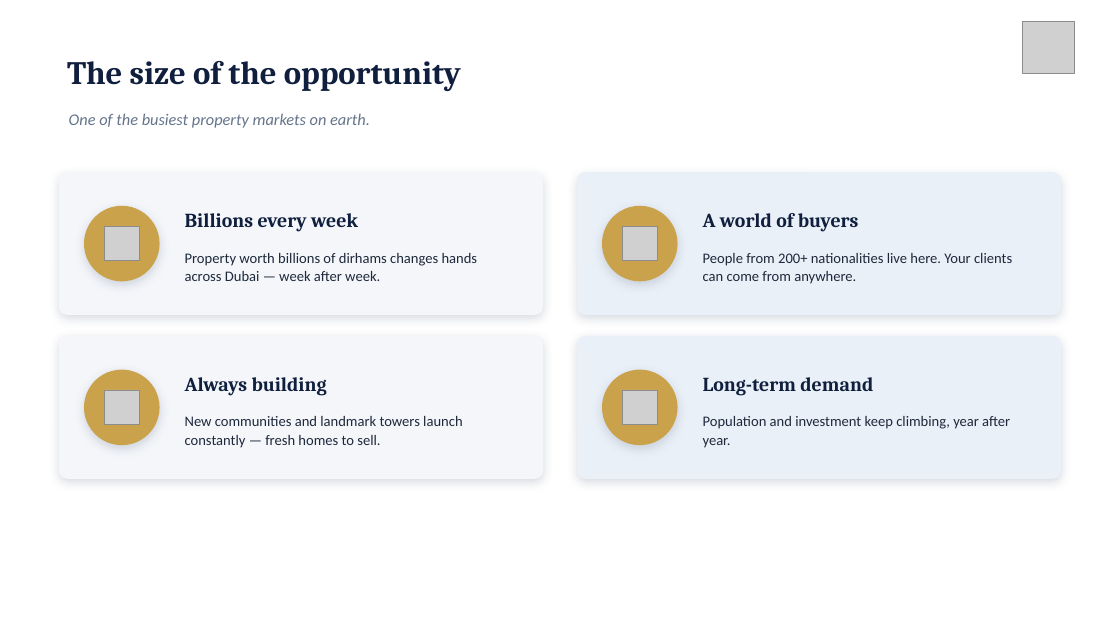
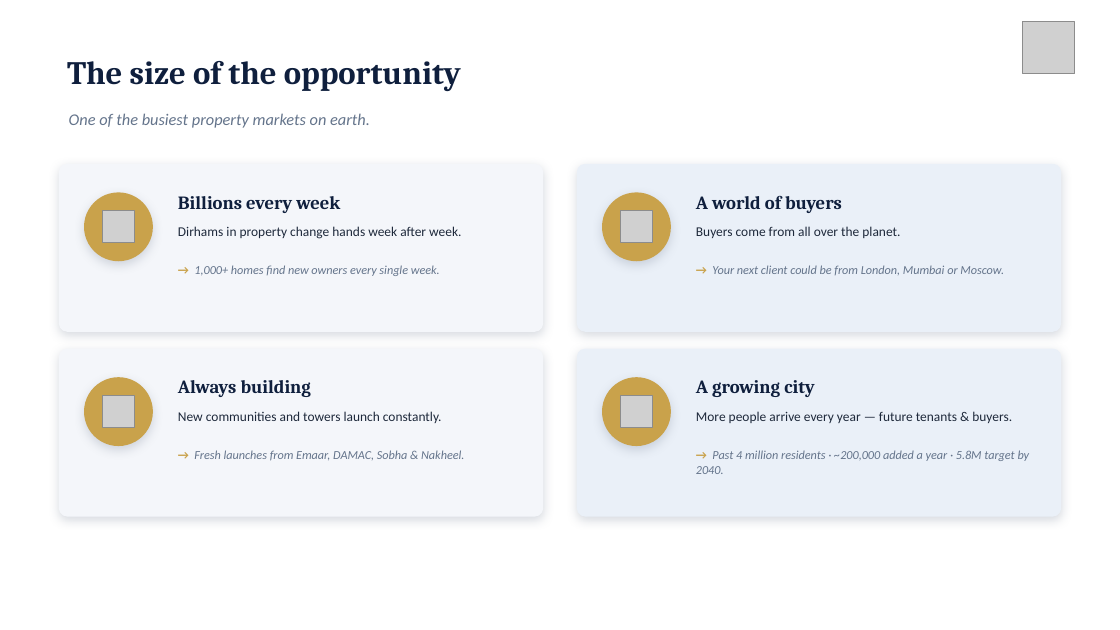
Before and after one commit to MWareth/openai-startup-name-generator, a slide deck: slide 6 of bridges-allies/BridgesAllies_OffPlan_Training_Day1.pptx. Drawn at 1120x630 pixels with LibreOffice and Linux fonts; fonts in the diff are those of the drawing; grey boxes stand for pictures. Boxes give left, top, right and bottom in pixels: in the first picture for what was removed or moved away, otherwise in the second. Text is boxed around its words. In the diff, an @@ line names an element or a change of style, - is before the commit and + after.

```diff
--- a/bridges-allies/BridgesAllies_OffPlan_Training_Day1.pptx
+++ b/bridges-allies/BridgesAllies_OffPlan_Training_Day1.pptx
@@ rounded rectangle: place and size @@
-rounded rectangle at <box>59,172,544,315</box>
+rounded rectangle at <box>59,164,544,332</box>
@@ rounded rectangle: place and size @@
-rounded rectangle at <box>577,172,1062,315</box>
+rounded rectangle at <box>577,164,1062,332</box>
@@ ellipse: place and size @@
-ellipse at <box>84,206,160,281</box>
+ellipse at <box>84,192,153,261</box>
@@ text "Billions every week": place and size @@
-text "Billions every week" at <box>185,213,358,232</box>
+text "Billions every week" at <box>178,196,340,213</box>
@@ ellipse: place and size @@
-ellipse at <box>602,206,678,281</box>
+ellipse at <box>602,192,671,261</box>
@@ size 17 to 16 pt in 3 elements at <box>178,196,340,213</box>, <box>178,380,311,397</box>, <box>696,196,842,213</box> @@
@@ text "A world of buyers": place and size @@
-text "A world of buyers" at <box>703,213,859,232</box>
+text "A world of buyers" at <box>696,196,842,213</box>
@@ picture: place and size @@
-picture at <box>104,226,139,260</box>
+picture at <box>103,211,134,243</box>
@@ text at <box>178,226,461,239</box>: text changed; size 12.5 to 11.5 pt @@
-Property worth billions of dirhams changes hands across Dubai — week after week.
+Dirhams in property change hands week after week.
@@ picture: place and size @@
-picture at <box>623,226,657,260</box>
+picture at <box>621,211,653,243</box>
@@ text added at <box>696,226,900,238</box>, 11.5 pt, text #1E293B @@
+Buyers come from all over the planet.
@@ text added at <box>194,265,440,276</box>, 10.5 pt, text #64748B, italic @@
+→ 1,000+ homes find new owners every single week.
@@ text removed at <box>703,253,1012,284</box> @@
-People from 200+ nationalities live here. Your clients can come from anywhere.
@@ text added at <box>712,265,1004,275</box>, 10.5 pt, text #64748B, italic @@
+→ Your next client could be from London, Mumbai or Moscow.
@@ rounded rectangle: place and size @@
-rounded rectangle at <box>59,336,544,479</box>
+rounded rectangle at <box>59,349,544,517</box>
@@ proportions changed in 4 elements at <box>59,164,544,332</box>, <box>577,164,1062,332</box>, <box>59,349,544,517</box>, <box>577,349,1062,517</box> @@
@@ rounded rectangle: place and size @@
-rounded rectangle at <box>577,336,1062,479</box>
+rounded rectangle at <box>577,349,1062,517</box>
@@ ellipse: place and size @@
-ellipse at <box>84,370,160,445</box>
+ellipse at <box>84,377,153,446</box>
@@ ellipse: place and size @@
-ellipse at <box>602,370,678,445</box>
+ellipse at <box>602,377,671,446</box>
@@ text added at <box>696,380,815,397</box>, 16 pt, text #0F1F3D, bold @@
+A growing city
@@ text removed at <box>703,377,873,396</box> @@
-Long-term demand
@@ picture: place and size @@
-picture at <box>104,390,139,424</box>
+picture at <box>103,396,134,428</box>
@@ text at <box>178,411,442,423</box>: text changed; size 12.5 to 11.5 pt @@
-New communities and landmark towers launch constantly — fresh homes to sell.
+New communities and towers launch constantly.
@@ picture: place and size @@
-picture at <box>623,390,657,424</box>
+picture at <box>621,396,653,428</box>
@@ text added at <box>696,411,1012,423</box>, 11.5 pt, text #1E293B @@
+More people arrive every year — future tenants & buyers.
@@ text removed at <box>703,416,1010,448</box> @@
-Population and investment keep climbing, year after year.
@@ text added at <box>194,450,464,461</box>, 10.5 pt, text #64748B, italic @@
+→ Fresh launches from Emaar, DAMAC, Sobha & Nakheel.
@@ text added at <box>696,450,1030,474</box>, 10.5 pt, text #64748B, italic @@
+→ Past 4 million residents · ~200,000 added a year · 5.8M target by 2040.
```
Also in this commit, not shown: 1 other slide changed, 1 other file.
